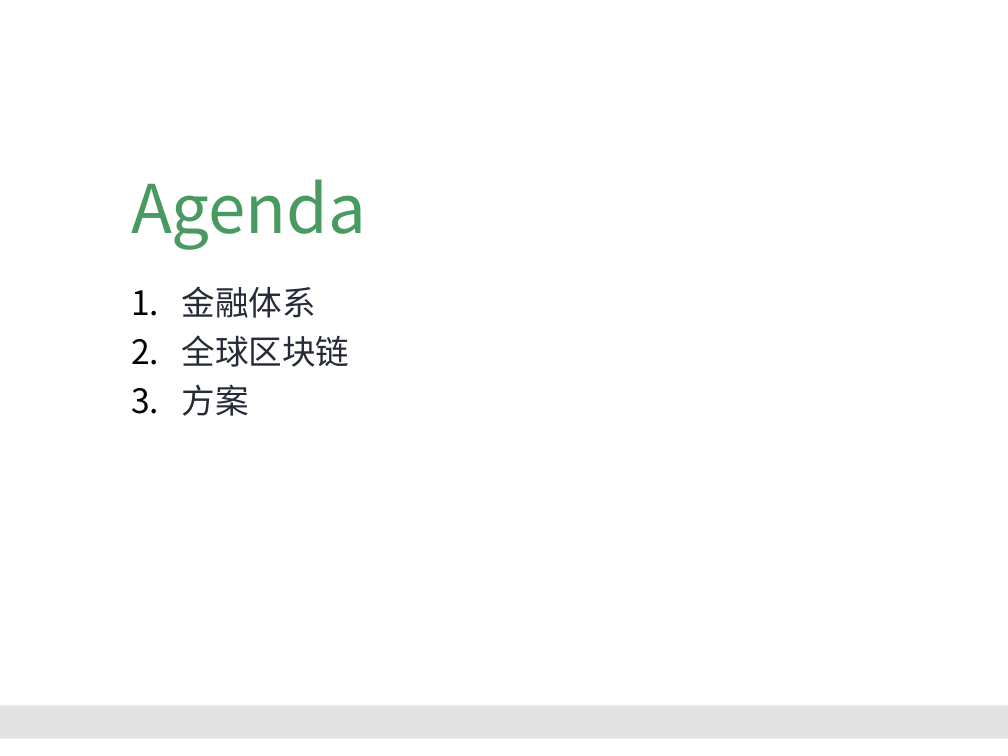
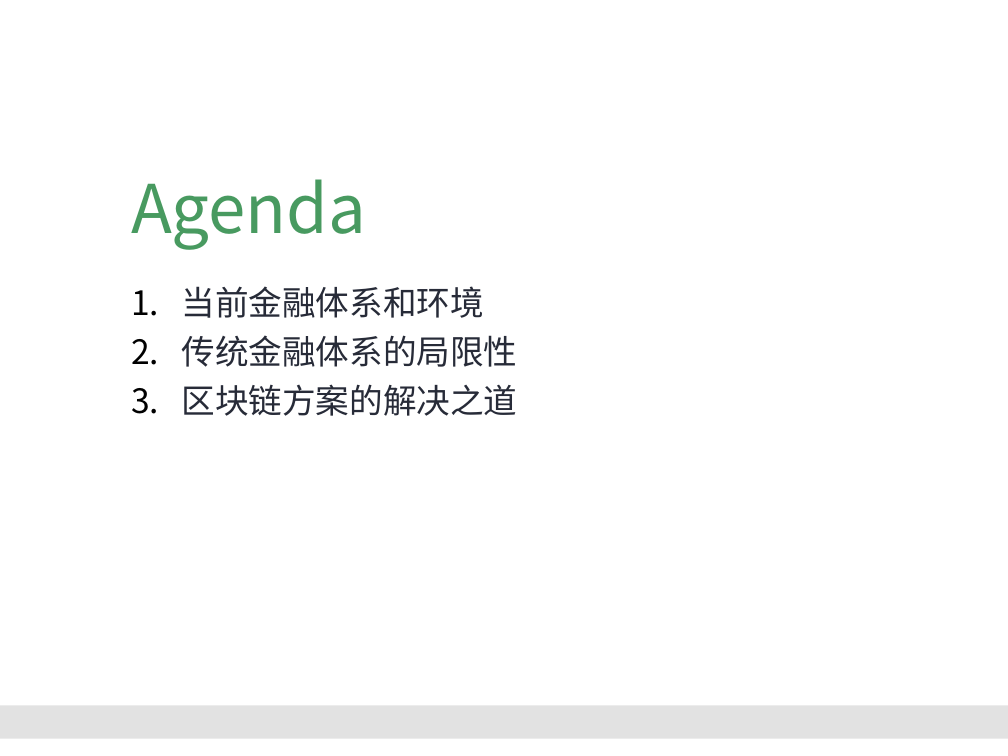
Before and after one commit to Catfeeds/DOC, a slide deck: slide 2 of 阿曼/proposal for Oman.pptx. Drawn at 1008x756 pixels with LibreOffice and Linux fonts; fonts in the diff are those of the drawing; background and template pictures are left out. Boxes give left, top, right and bottom in pixels: in the first picture for what was removed or moved away, otherwise in the second. Text is boxed around its words. In the diff, an @@ line names an element or a change of style, - is before the commit and + after.

```diff
--- a/阿曼/proposal for Oman.pptx
+++ b/阿曼/proposal for Oman.pptx
@@ text at [181,286,517,416]: text changed @@
-1. 金融体系
-2. 全球区块链
-3. 方案
+1. 当前金融体系和环境
+2. 传统金融体系的局限性
+3. 区块链方案的解决之道
```
Also in this commit, not shown: 2 other slides changed, 9 slides added, 4 other files.
